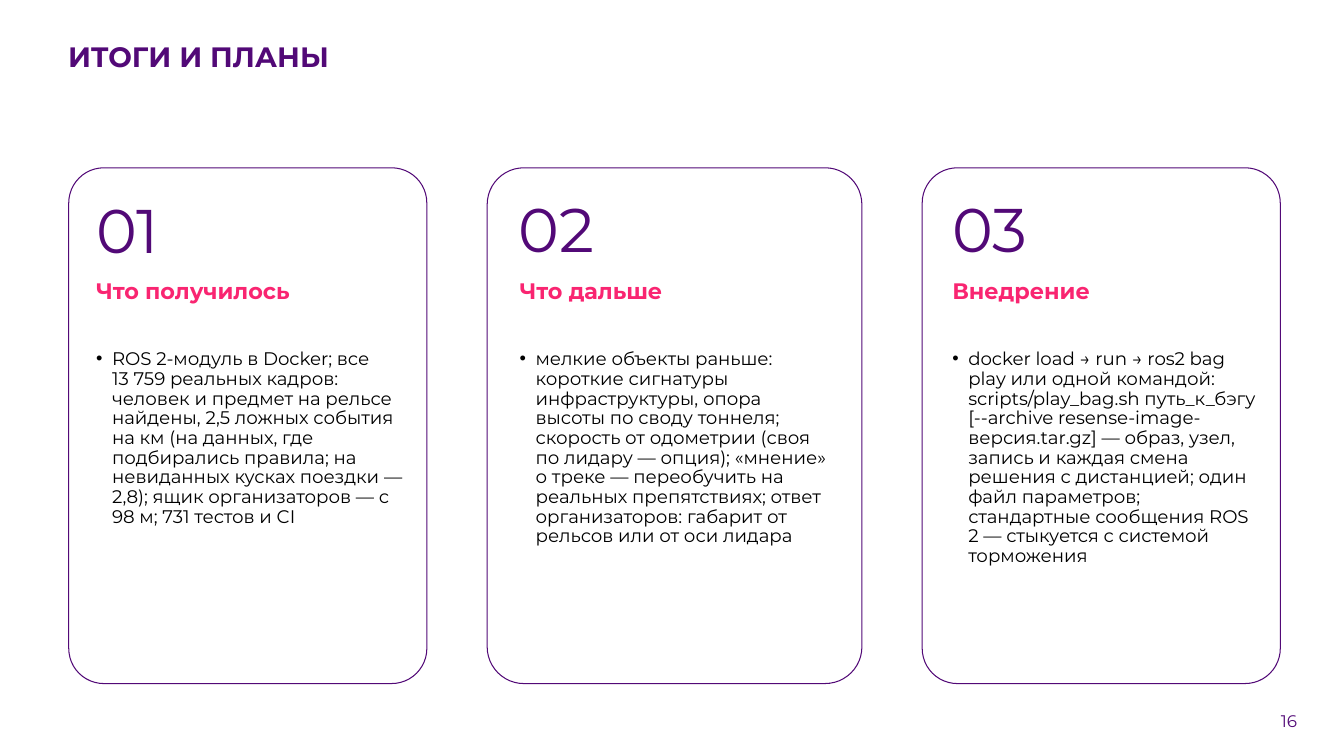
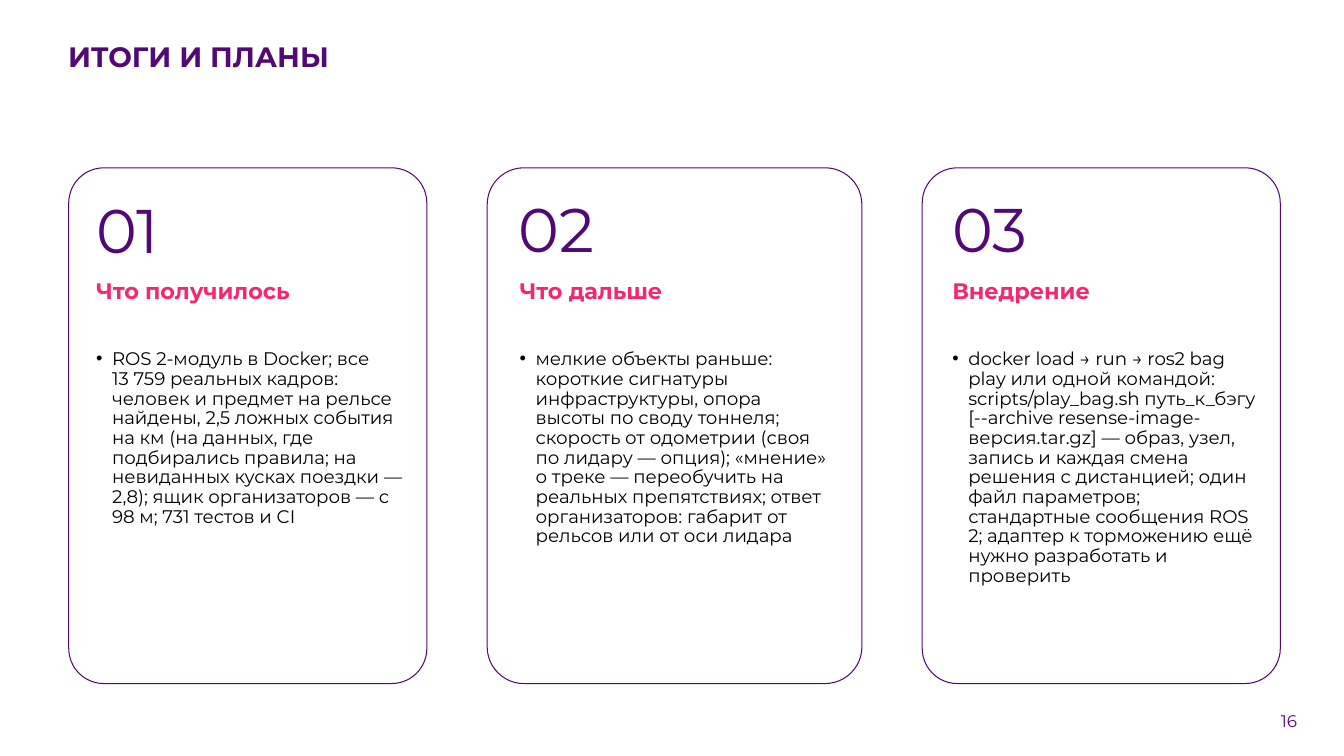
Before and after one commit to pmixay/ReSense, a slide deck: slide 16 of docs/presentation/ReSense_LCT2026.pptx. Drawn at 1344x756 pixels with LibreOffice and Linux fonts; fonts in the diff are those of the drawing; background and template pictures are left out. Boxes give left, top, right and bottom in pixels: in the first picture for what was removed or moved away, otherwise in the second. Text is boxed around its words. In the diff, an @@ line names an element or a change of style, - is before the commit and + after.

```diff
--- a/docs/presentation/ReSense_LCT2026.pptx
+++ b/docs/presentation/ReSense_LCT2026.pptx
@@ text at [968,351,1255,586]: text changed @@
-• docker load → run → ros2 bag play или одной командой: scripts/play_bag.sh путь_к_бэгу [--archive resense-image-версия.tar.gz] — образ, узел, запись и каждая смена решения с дистанцией; один файл параметров; стандартные сообщения ROS 2 — стыкуется с системой торможения
+• docker load → run → ros2 bag play или одной командой: scripts/play_bag.sh путь_к_бэгу [--archive resense-image-версия.tar.gz] — образ, узел, запись и каждая смена решения с дистанцией; один файл параметров; стандартные сообщения ROS 2; адаптер к торможению ещё нужно разработать и проверить
```
Also in this commit, not shown: 3 other slides changed, 32 other files.
